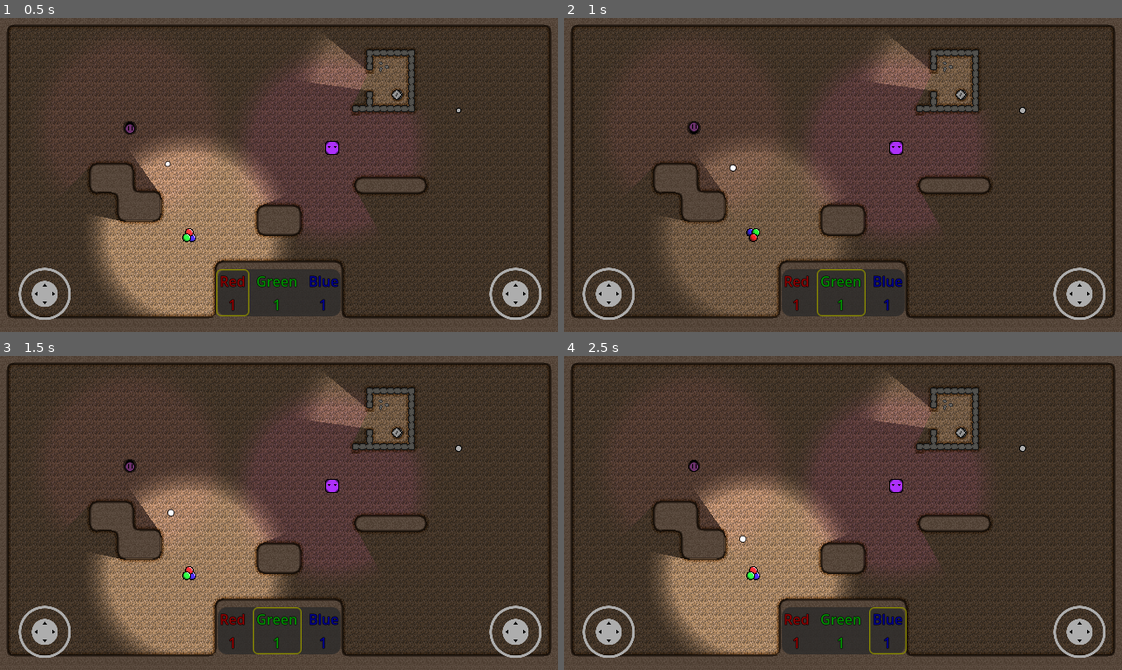
Above: before the commit, frames 1-4 (two rows, left to right).
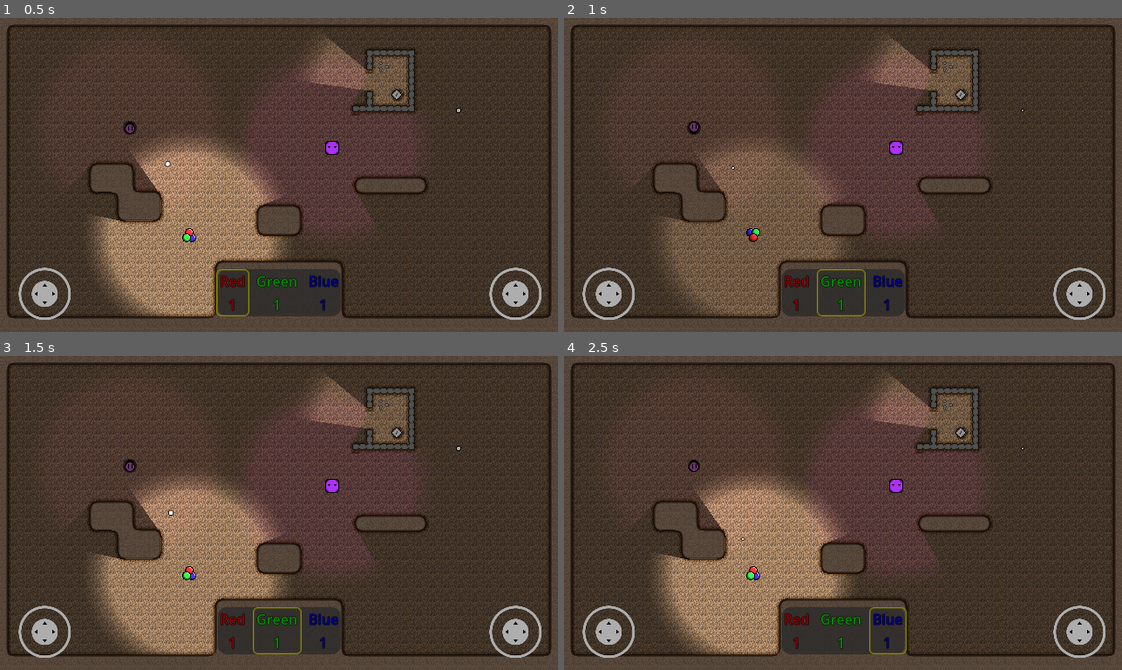
Above: after the commit, the same moments.

Repository: Degenerate-Games/shadows-below
Game: Godot game, scene res://scenes/levels/sprite_Test.tscn
Same seed, same stepped clock (60 frames per second), same inputs: the game is played once before the commit and once after it. This scene is started directly instead of the project's main scene.
Inputs (mouse positions are in pixels of both pictures, inside the frame that each line leads up to):
- Up to frame 1 (0.5 s): no input
- Up to frame 2 (1 s): move the mouse to (965, 159) at 0.52 s; hold L (mixing_ui_right) from 0.53 s (still down); click (965, 159) at 0.67 s
- Up to frame 3 (1.5 s): release L (mixing_ui_right) at 1.25 s; drag from (167, 528) to (396, 431) at 1.27 s
- Up to frame 4 (2.5 s): move the mouse to (898, 443) at 2.02 s; hold L (mixing_ui_right) from 2.03 s (still down)

Frame 1 is identical in both runs. In frame 2, less than 0.1% of the frame differs, in the area x 29-83%, y 28-49%; in frame 3, less than 0.1%; in frame 4, less than 0.1%, in the area x 31-83%, y 28-60%.

Commit message:
Add idle animation to shadow and code to enable it

Diff:
--- a/scenes/items/shadow.tscn
+++ b/scenes/items/shadow.tscn
@@ -35,13 +35,13 @@
 atlas = ExtResource("1_vmjte")
 region = Rect2(112, 0, 16, 16)
 
-[sub_resource type="AtlasTexture" id="AtlasTexture_vxtkh"]
+[sub_resource type="AtlasTexture" id="AtlasTexture_wsvjc"]
 atlas = ExtResource("1_vmjte")
-region = Rect2(0, 0, 16, 16)
+region = Rect2(96, 0, 16, 16)
 
-[sub_resource type="AtlasTexture" id="AtlasTexture_73vr3"]
+[sub_resource type="AtlasTexture" id="AtlasTexture_tmop5"]
 atlas = ExtResource("1_vmjte")
-region = Rect2(16, 0, 16, 16)
+region = Rect2(112, 0, 16, 16)
 
 [sub_resource type="SpriteFrames" id="SpriteFrames_sh30f"]
 animations = [{
@@ -76,14 +76,20 @@
 }, {
 "frames": [{
 "duration": 1.0,
-"texture": SubResource("AtlasTexture_vxtkh")
+"texture": SubResource("AtlasTexture_wsvjc")
 }, {
 "duration": 1.0,
-"texture": SubResource("AtlasTexture_73vr3")
+"texture": SubResource("AtlasTexture_2ouhn")
+}, {
+"duration": 1.0,
+"texture": SubResource("AtlasTexture_wsvjc")
+}, {
+"duration": 1.0,
+"texture": SubResource("AtlasTexture_tmop5")
 }],
 "loop": true,
-"name": &"default",
-"speed": 0.5
+"name": &"idle",
+"speed": 5.0
 }]
 
 [sub_resource type="CircleShape2D" id="CircleShape2D_o8vl2"]
@@ -98,8 +104,12 @@
 
 [node name="AnimatedSprite2D" type="AnimatedSprite2D" parent="."]
 sprite_frames = SubResource("SpriteFrames_sh30f")
-animation = &"death"
+animation = &"idle"
 autoplay = "death"
+frame_progress = 0.918708
 
 [node name="CollisionShape2D" type="CollisionShape2D" parent="."]
 shape = SubResource("CircleShape2D_o8vl2")
+
+[connection signal="body_entered" from="." to="." method="_on_body_entered"]
+[connection signal="animation_finished" from="AnimatedSprite2D" to="." method="_on_animated_sprite_2d_animation_finished"]
--- a/scripts/items/shadow.gd
+++ b/scripts/items/shadow.gd
@@ -1,4 +1,11 @@
 extends RigidBody2D
 
-func _physics_process(delta):
-	pass
+func _on_body_entered(body):
+	if body.has_method("collect"):
+		body.collect(self)
+		queue_free()
+
+func _on_animated_sprite_2d_animation_finished():
+	if $AnimatedSprite2D.animation == "death":
+		$AnimatedSprite2D.animation = "idle"
+		$AnimatedSprite2D.play()
